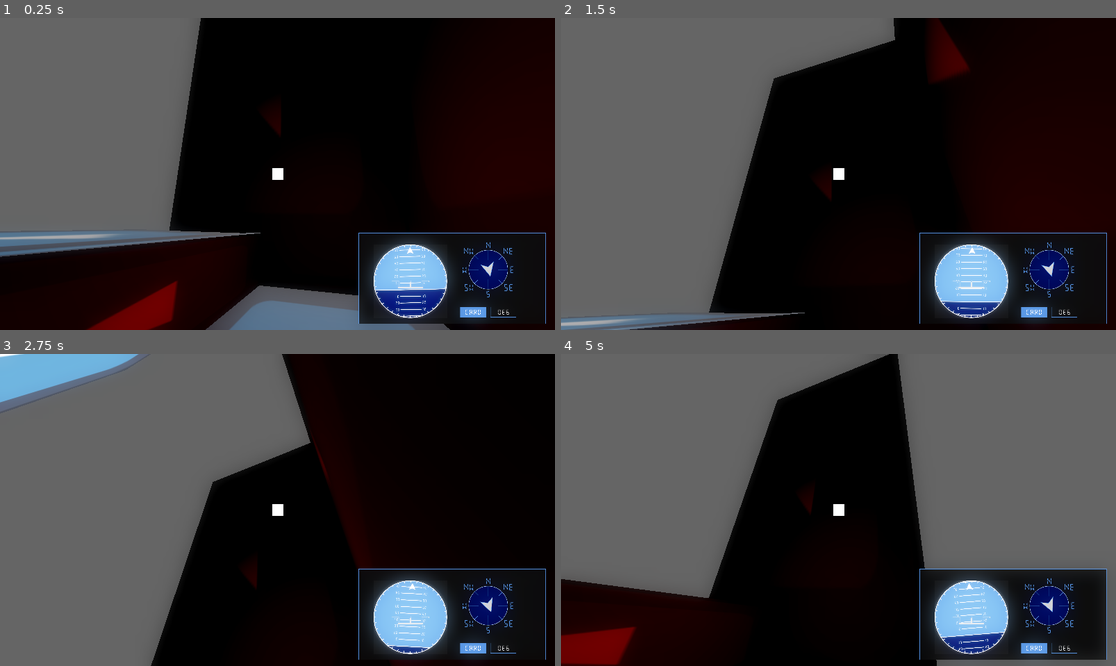
Above: before the commit, frames 1-4 (two rows, left to right).
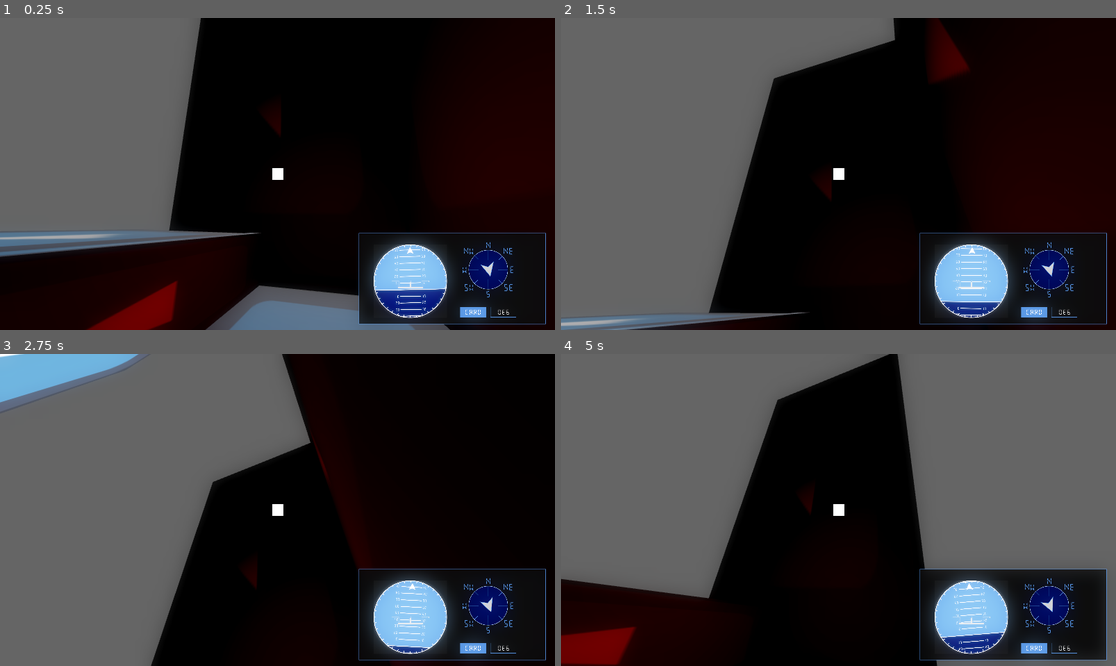
Above: after the commit, the same moments.

Repository: LitheFulminare/Abyssal-Cleaner
Game: Godot game, scene res://Prototyping/Test scene.tscn
Two runs of this game, one before a commit and one after it. Both use one fixed random seed, a clock stepped at 60 frames per second and the inputs below. The engine's default icon, where the game draws it, is replaced by a stand-in: a white triangle on a blue panel in a dark square.
Inputs (mouse positions are in pixels of both pictures, inside the frame that each line leads up to):
- Up to frame 1 (0.25 s): no input
- Up to frame 2 (1.5 s): move the mouse to (960, 158) at 0.52 s; hold D (Right) 0.53-1.28 s; move the mouse to (727, 189) at 1.27 s; hold S (Backwards) from 1.28 s (still down)
- Up to frame 3 (2.75 s): move the mouse to (333, 441) at 2.02 s; release S (Backwards) at 2.03 s; hold D (Right) from 2.03 s (still down)
- Up to frame 4 (5 s): move the mouse to (810, 572) at 2.77 s; release D (Right) at 2.78 s; hold W (Forward) 2.78-3.53 s; move the mouse to (1005, 556) at 3.52 s; hold A (Left) from 3.53 s (still down); move the mouse to (672, 463) at 4.27 s

The runs differ from the first frame. In frame 1, 0.3% of the frame differs, in the area x 0-99%, y 0-100%; in frame 2, 0.3%; in frame 3, 0.2%; in frame 4, 0.3%.

Commit message:
entire code uses static typing

Diff:
--- a/abyssal-cleaner-3d/Player/submarine_movement.gd
+++ b/abyssal-cleaner-3d/Player/submarine_movement.gd
@@ -32,8 +32,8 @@
 		mouse_position = clamp(mouse_position, Vector2.ZERO, screen_size)
 		mouse_distance = get_viewport().get_mouse_position().distance_to(center)
 
-func _physics_process(delta):
-	var forward = -global_basis.z
+func _physics_process(delta:float) -> void:
+	var forward: Vector3 = -global_basis.z
 	orientationScreen.update_player_arrow(atan2(forward.x, forward.z))
 
 	#var up = global_basis.y
@@ -43,41 +43,41 @@
 
 
 	# Rotation
-	var offset = mouse_position - center
+	var offset: Vector2 = mouse_position - center
 
-	var normalized_offset = Vector2(offset.x / center.x, offset.y / center.y)
+	var normalized_offset: Vector2 = Vector2(offset.x / center.x, offset.y / center.y)
 
-	var yaw_amount = -normalized_offset.x * delta # * turning speed
-	var pitch_amount = -normalized_offset.y * delta # * turning speed
+	var yaw_amount: float = -normalized_offset.x * delta # * turning speed
+	var pitch_amount: float = -normalized_offset.y * delta # * turning speed
 
 	#var yaw_amount = -normalized_offset.x * delta * mouse_distance / 500.0
 	#var pitch_amount = -normalized_offset.y * delta * mouse_distance / 500.0
 
-	var yaw_quat = Quaternion(global_basis.y, yaw_amount)
-	var pitch_quat = Quaternion(global_basis.x, pitch_amount)
+	var yaw_quat: Quaternion = Quaternion(global_basis.y, yaw_amount)
+	var pitch_quat: Quaternion = Quaternion(global_basis.x, pitch_amount)
 
 	quaternion = yaw_quat * pitch_quat * quaternion
 
-	var submarine_up = global_basis.y
-	var world_up = Vector3.UP
+	var submarine_up: Vector3 = global_basis.y
+	var world_up: Vector3 = Vector3.UP
 
 	# Project both ups onto the plane perpendicular to forward
-	var projected_sub_up = (submarine_up - submarine_up.project(forward)).normalized()
-	var projected_world_up = (world_up - world_up.project(forward)).normalized()
+	var projected_sub_up: Vector3 = (submarine_up - submarine_up.project(forward)).normalized()
+	var projected_world_up: Vector3 = (world_up - world_up.project(forward)).normalized()
 
 	# 1 = horizontal, 0 = vertical
 	#var level_factor = 1.0 - abs(forward.y)
-	var level_factor = 1.0 - pow(abs(forward.y), 2)
+	var level_factor: float = 1.0 - pow(abs(forward.y), 2)
 
-	var roll_angle = projected_sub_up.signed_angle_to(
+	var roll_angle: float = projected_sub_up.signed_angle_to(
 	projected_world_up,
 	forward
 	)
 
 	var auto_level_speed: float = 3
-	var correction = roll_angle * auto_level_speed * level_factor * delta
+	var correction: float = roll_angle * auto_level_speed * level_factor * delta
 
-	var roll_quat = Quaternion(forward, correction)
+	var roll_quat: Quaternion = Quaternion(forward, correction)
 	quaternion = roll_quat * quaternion
 
 	orientationScreen.update_artificial_horizon(asin(forward.y), roll_angle)
@@ -94,7 +94,7 @@
 	elif Input.is_action_pressed("Backwards"):
 		target_forward = -max_forward_speed * 0.5
 
-	var forward_rate = acceleration if abs(target_forward) > abs(forward_speed) else deceleration
+	var forward_rate:float = acceleration if abs(target_forward) > abs(forward_speed) else deceleration
 
 	forward_speed = move_toward(forward_speed,target_forward,forward_rate * delta)
 
@@ -106,7 +106,7 @@
 	elif Input.is_action_pressed("Left"):
 		target_strafe = -max_strafe_speed
 
-	var strafe_rate = acceleration if abs(target_strafe) > abs(strafe_speed) else deceleration
+	var strafe_rate: float = acceleration if abs(target_strafe) > abs(strafe_speed) else deceleration
 
 	strafe_speed = move_toward(strafe_speed,target_strafe,strafe_rate * delta)
 
--- a/abyssal-cleaner-3d/project.godot
+++ b/abyssal-cleaner-3d/project.godot
@@ -14,6 +14,10 @@
 run/main_scene="uid://c4lwpc03xhwxh"
 config/features=PackedStringArray("4.6", "Forward Plus")
 config/icon="res://icon.svg"
+
+[debug]
+
+gdscript/warnings/untyped_declaration=1
 
 [input]
 
@@ -65,3 +69,4 @@
 [rendering]
 
 rendering_device/driver.windows="d3d12"
+anti_aliasing/quality/msaa_3d=1
